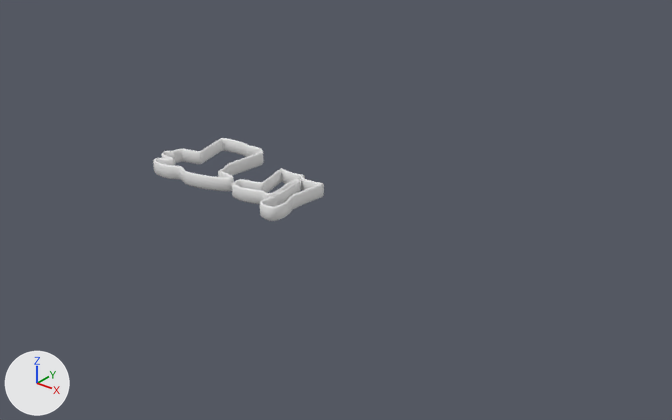
Renders of the Blender file public-lab-cookies.blend from each side of a commit.
The view is the same before and after, from a camera (50 mm lens) standing at (65.4, -50.8, 36.7) and looking at (13.6, 13.9, -3.5). Lighting does not change. The marker at lower left points along +X, +Y and +Z.

The scene before the commit, as lines of its bpy script (objects in view):
```python
ob_curve = bpy.data.objects.new('Curve', cu_path3073)
ob_curve.location = (-1.1, 10.24, -1.18)
ob_curve.scale = (150.0, 150.0, 150.0)
ob_curve_001 = bpy.data.objects.new('Curve.001', cu_path3069)
ob_curve_001.location = (10.03, 9.55, -1.1)
ob_curve_001.scale = (150.0, 150.0, 150.0)
```
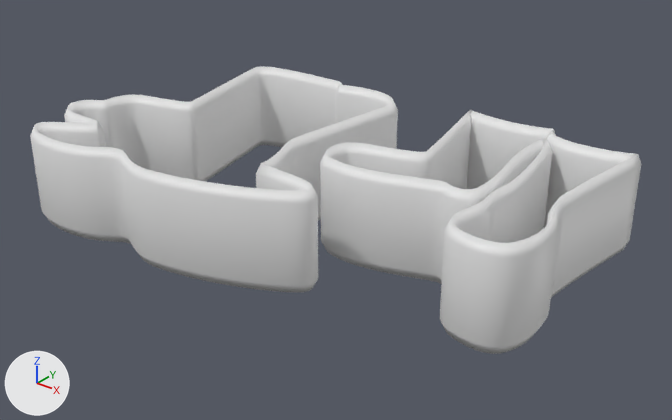
Commit message: rescaling public lab cookies

Patch to the scene script:
```diff
--- a/public-lab-cookies.blend.py
+++ b/public-lab-cookies.blend.py
@@ ob_curve_001 @@
 ob_curve_001 = bpy.data.objects.new('Curve.001', cu_path3069)
-ob_curve_001.location = (10.03, 9.55, -1.1)
-ob_curve_001.scale = (150.0, 150.0, 150.0)
+ob_curve_001.location = (28.0, 18.0, -1.1)
+ob_curve_001.scale = (500.0, 500.0, 1000.0)
@@ ob_curve @@
 ob_curve.location = (-1.1, 10.24, -1.18)
-ob_curve.scale = (150.0, 150.0, 150.0)
+ob_curve.scale = (500.0, 500.0, 1000.0)
```

Where the change shows, as pixel boxes (x1, y1, x2, y2) in the pictures (672 x 420 px):
'Curve', rescaled (229% wider, 320% taller)
    before: (153, 138, 264, 191)
    after: (30, 66, 398, 292)
'Curve.001', moved, rescaled (246% wider, 354% taller)
    before: (232, 168, 324, 221)
    after: (320, 110, 641, 354)
